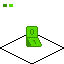
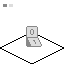
Comparing the layer stacks of the two 64x64 images. Changes:
painted on "none" over left=26, top=26, right=42, bottom=47
painted on "Background" over left=3, top=4, right=13, bottom=7
